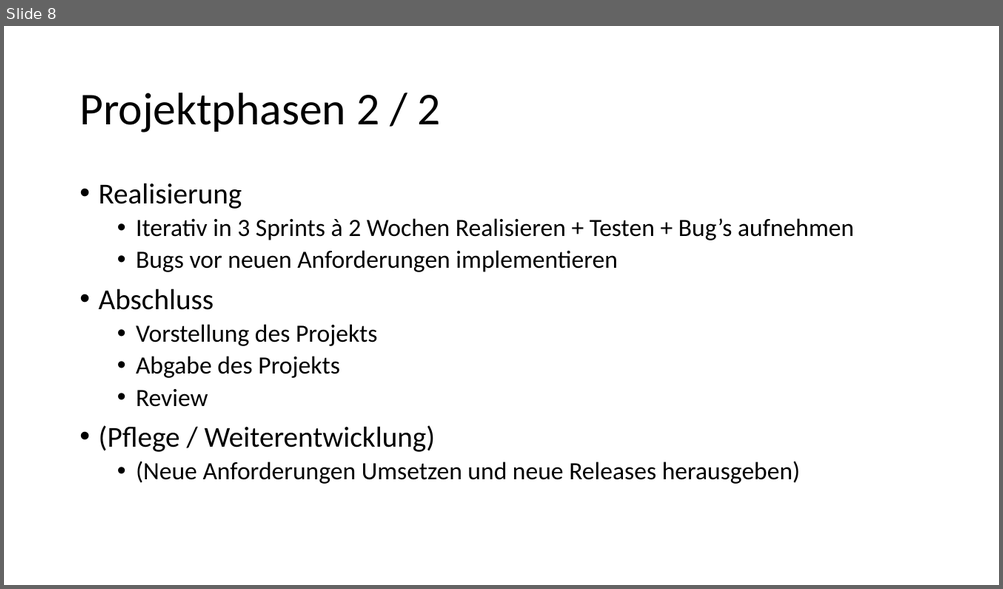
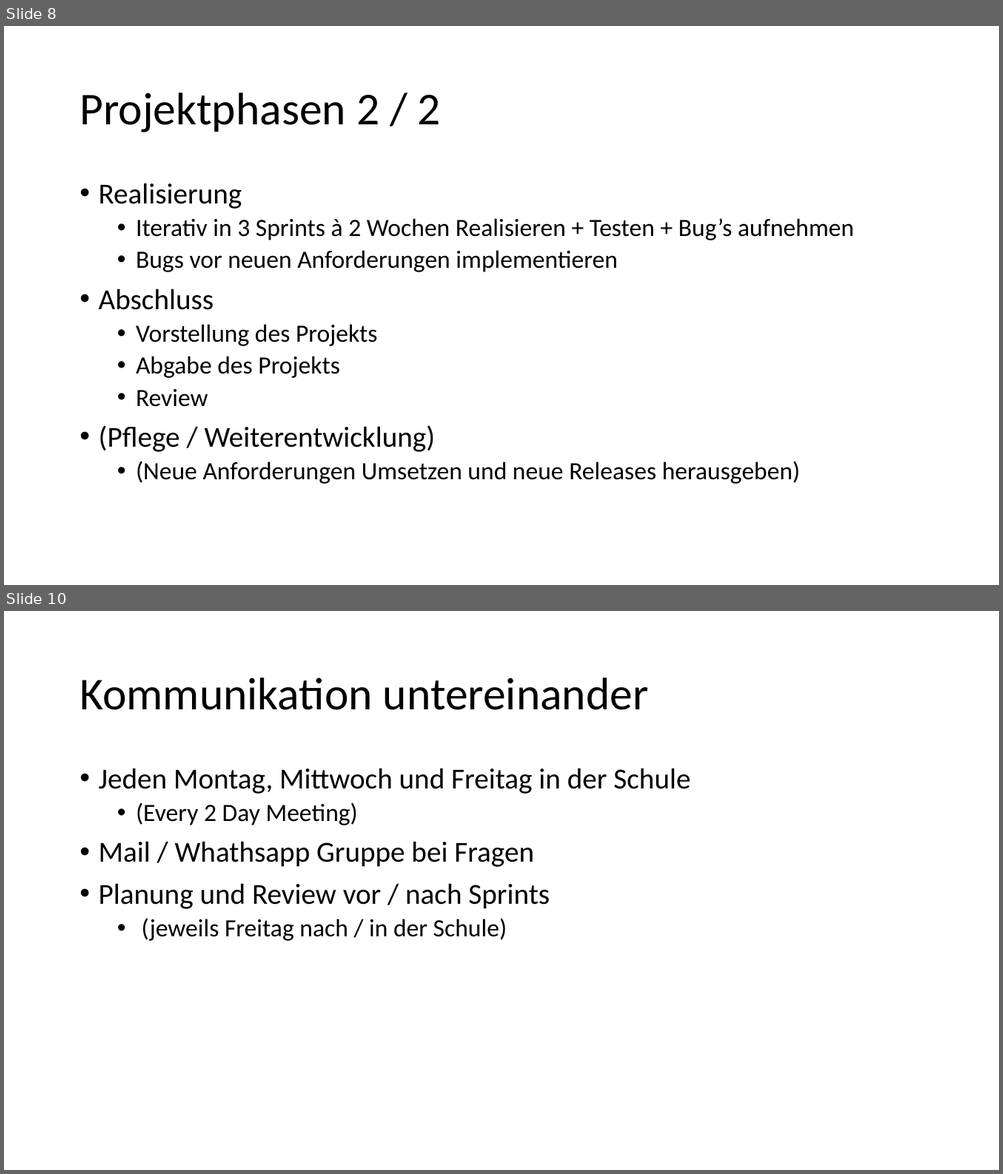
Before and after one commit to schne5/ch.bfh.bti7081.s2016.orange, a slide deck: doc/Task02/Task 2_orange.pptx. Shown one above the other, each under a label of ours: slide 8 before the commit, slides 8 and 10 after it; the slides between them are not shown. The pictures are 1003x589 and 1003x1174 pixels, drawn with LibreOffice and Linux fonts; fonts in the diff are those of the drawing. Boxes give left, top, right and bottom in pixels: in the first picture for what was removed or moved away, otherwise in the second. Text is boxed around its words. In the diff, an @@ line names an element or a change of style, - is before the commit and + after.

```diff
--- a/doc/Task02/Task 2_orange.pptx
+++ b/doc/Task02/Task 2_orange.pptx
@@ slide 10 added at [4, 611, 999, 1170], background #FFFFFF @@
@@ title added at [79, 678, 649, 710], 44 pt, text #000000 @@
+Kommunikation untereinander
@@ text added at [99, 768, 690, 941], 28 pt, text #000000 @@
+• Jeden Montag, Mittwoch und Freitag in der Schule
+  • (Every 2 Day Meeting)
+• Mail / Whathsapp Gruppe bei Fragen
+• Planung und Review vor / nach Sprints
+  • (jeweils Freitag nach / in der Schule)
```
Also in this commit, not shown: 2 other slides added, 1 slide removed.
